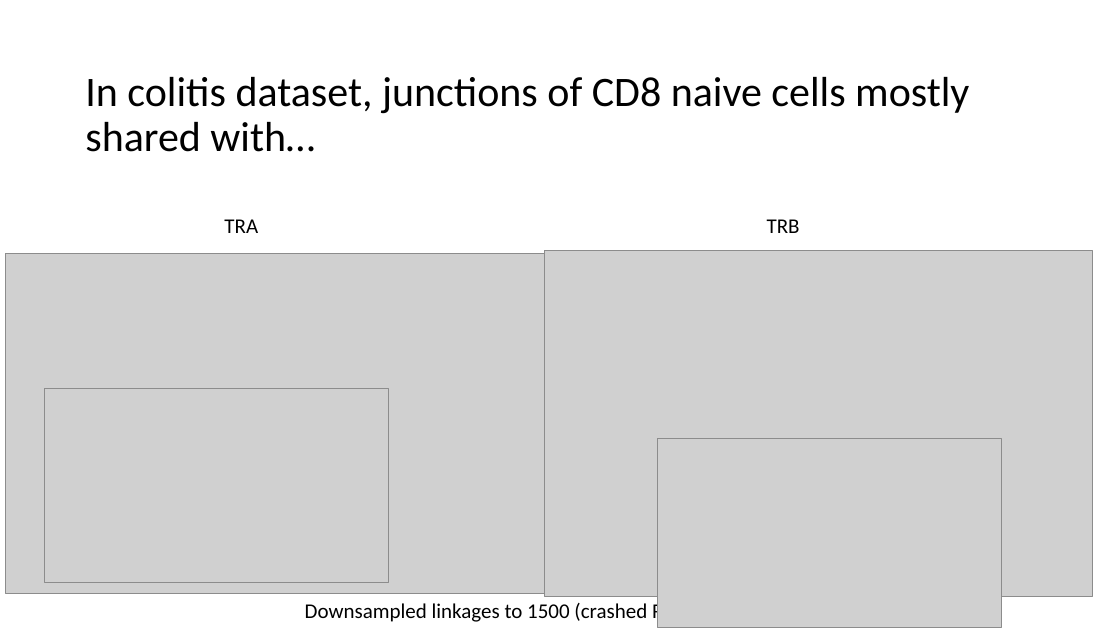
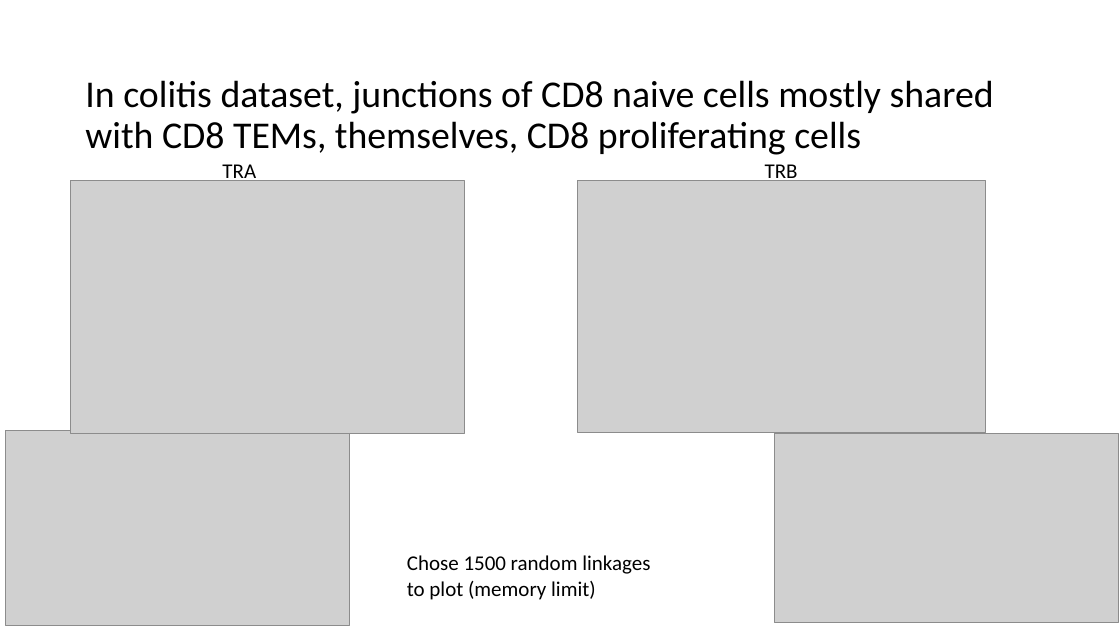
Before and after one commit to tybottorff/bottorffdocs, a slide deck: slide 5 of linsley_postdoc/presentations/weekly_meetings/1_18_24.pptx. Drawn at 1120x630 pixels with LibreOffice and Linux fonts; fonts in the diff are those of the drawing; grey boxes stand for pictures. Boxes give left, top, right and bottom in pixels: in the first picture for what was removed or moved away, otherwise in the second. Text is boxed around its words. In the diff, an @@ line names an element or a change of style, - is before the commit and + after.

```diff
--- a/linsley_postdoc/presentations/weekly_meetings/1_18_24.pptx
+++ b/linsley_postdoc/presentations/weekly_meetings/1_18_24.pptx
@@ title at (85,80,994,155): text changed; size 36 to 32.4 pt @@
-In colitis dataset, junctions of CD8 naive cells mostly shared with…
+In colitis dataset, junctions of CD8 naive cells mostly shared with CD8 TEMs, themselves, CD8 proliferating cells
@@ text "TRA" rewrapped from (224,219,258,233) to (222,164,256,184) @@
@@ text "TRB" rewrapped from (767,219,800,233) to (765,164,798,184) @@
@@ picture added at (71,181,465,434) @@
@@ picture added at (578,181,986,433) @@
@@ picture removed at (6,253,554,593) @@
@@ picture removed at (545,250,1093,596) @@
@@ picture: place and size @@
-picture at (45,388,388,582)
+picture at (6,431,350,625)
@@ picture: place and size @@
-picture at (658,439,1002,628)
+picture at (775,434,1118,623)
@@ text at (407,555,650,600): text changed @@
-Downsampled linkages to 1500 (crashed R otherwise)
+Chose 1500 random linkages
+to plot (memory limit)
```
Also in this commit, not shown: 1 other slide changed.
